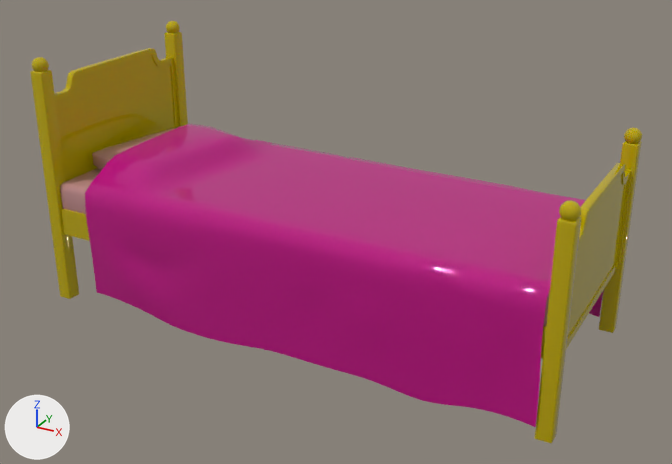
Two versions of the FBX model Assets/ART/Meshes/BEDROOM/SM_Bed.fbx, one commit apart.
Camera for both pictures: a 50 mm lens placed at (1.71, -3.05, 1.9), pointed at (0.05, -0.04, 0.39). Every picture has the same lights, and +X, +Y and +Z are marked at lower left. The first picture is the older version. Where no turn or scale is listed for an object, it has been applied to the vertices.

Names of what the first picture shows: 'SM_Bed'.
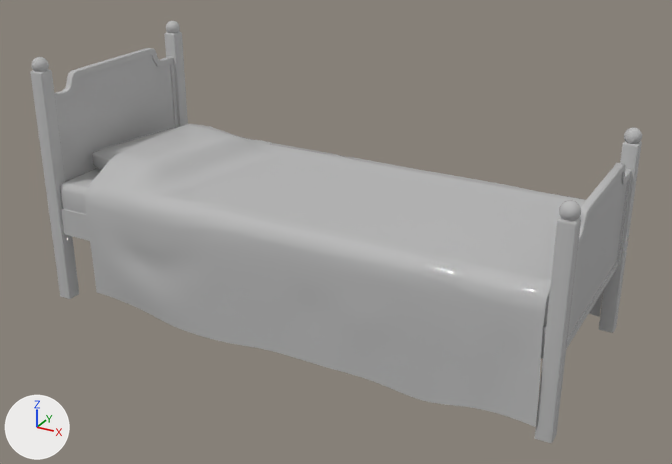
Pixel boxes (x1, y1, x2, y2) of what changed, in the pictures (672 x 464 px):
part 1 of me_mesh, recoloured: (30, 21, 642, 443) in both
part 2 of me_mesh, recoloured (pink to grey): (85, 124, 603, 427) in both
part 3 of me_mesh, recoloured: (60, 125, 550, 326) in both

What the commit changed:
Material 'Default' (mat_default) is new.
Its base color is (0.5, 0.5, 0.5) (grey #bcbcbc).
Its roughness is 0.0.
me_mesh has 2997 vertices, 2912 faces and spans x -1.1..1.1, y -0.46..0.46, z 0.0..1.05.
me_mesh is used by ob_sm_bed; location (0.0, 0.0, 0.0).
me_mesh part 1: all 1076 faces that had it switch from mat_m_wood_painted (yellow #bca700) to mat_default (grey #bcbcbc).
me_mesh part 2: all 1600 faces that had it switch from mat_m_fabric_01 (pink #bc007f) to mat_default (grey #bcbcbc).
me_mesh part 3: all 236 faces that had it switch from mat_m_fabric_02 (pink #bc8989) to mat_default (grey #bcbcbc).
